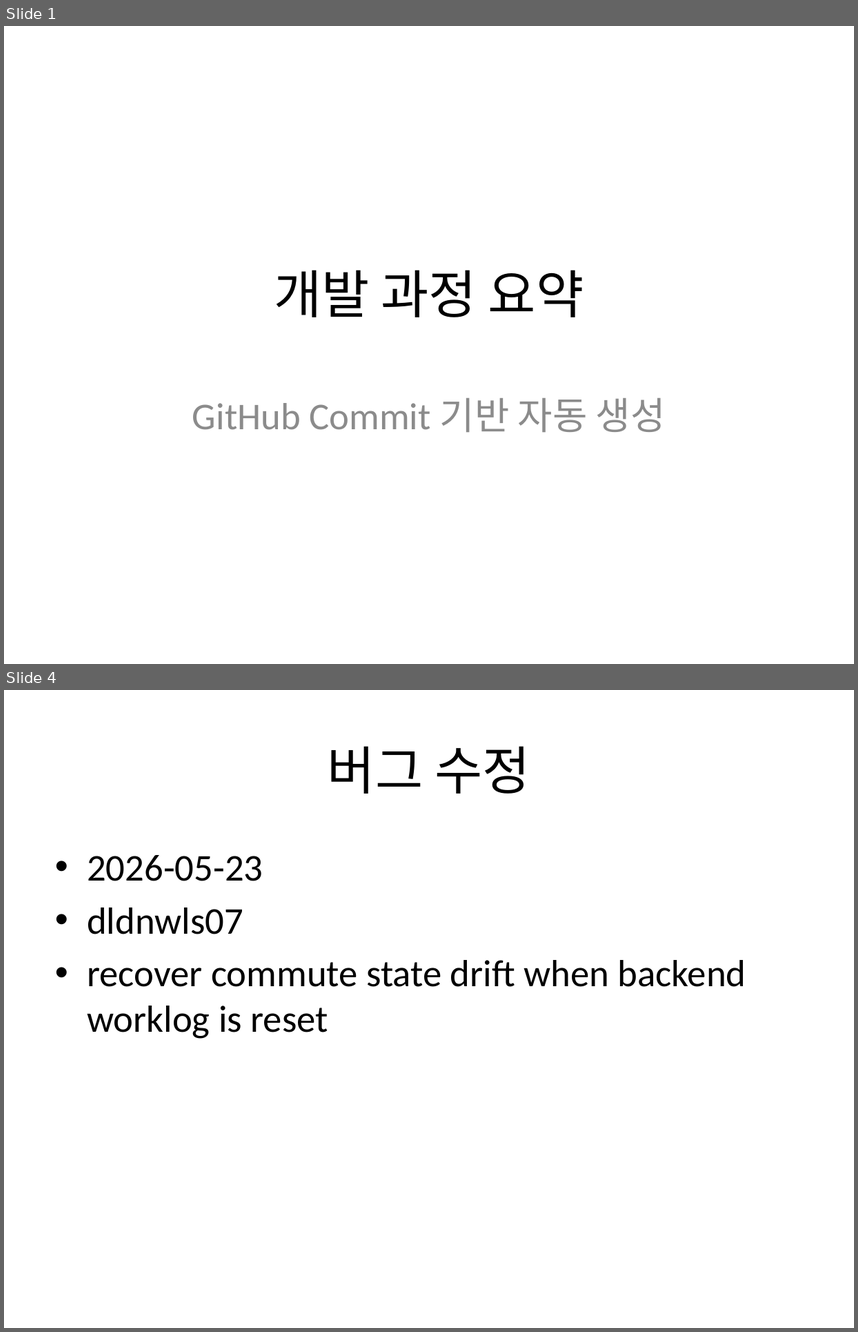
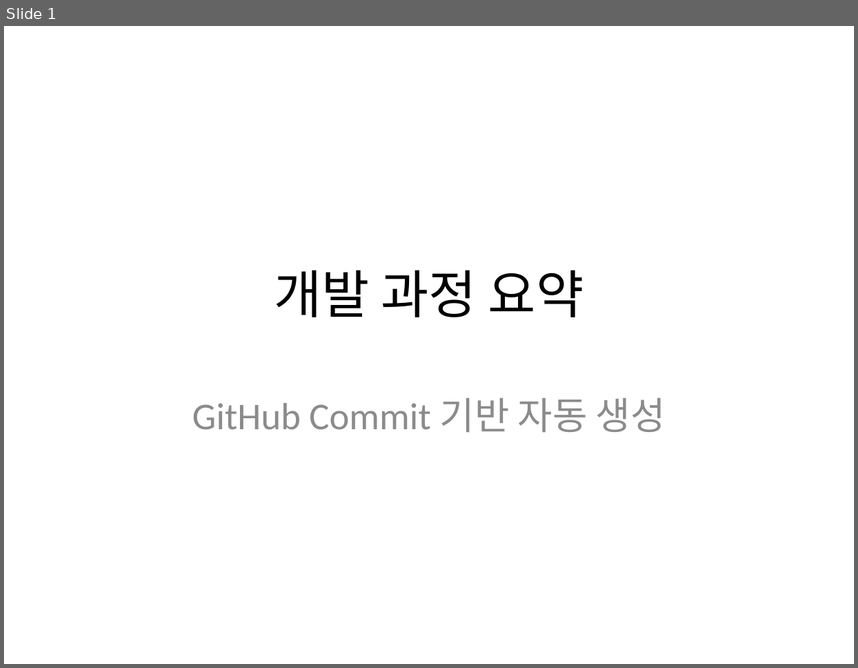
Before and after one commit to Jongwoo0101/worksight-commit-bot, a slide deck: data/commit_report.pptx. Shown one above the other, each under a label of ours: slides 1 and 4 before the commit, slide 1 after it; the slides between them are not shown. The pictures are 858x1332 and 858x668 pixels, drawn with LibreOffice and Linux fonts; fonts in the diff are those of the drawing. Boxes give left, top, right and bottom in pixels: in the first picture for what was removed or moved away, otherwise in the second. Text is boxed around its words. In the diff, an @@ line names an element or a change of style, - is before the commit and + after.

```diff
--- a/data/commit_report.pptx
+++ b/data/commit_report.pptx
@@ slide 4 removed at [4,690,854,1328], background #FFFFFF @@
@@ title removed at [328,746,530,793] @@
-버그 수정
@@ text removed at [87,855,746,1038] @@
-• 2026-05-23
-• dldnwls07
-• recover commute state drift when backend worklog is reset
```
Also in this commit, not shown: 3 slides changed, 8 other slides removed, 2 other files.
